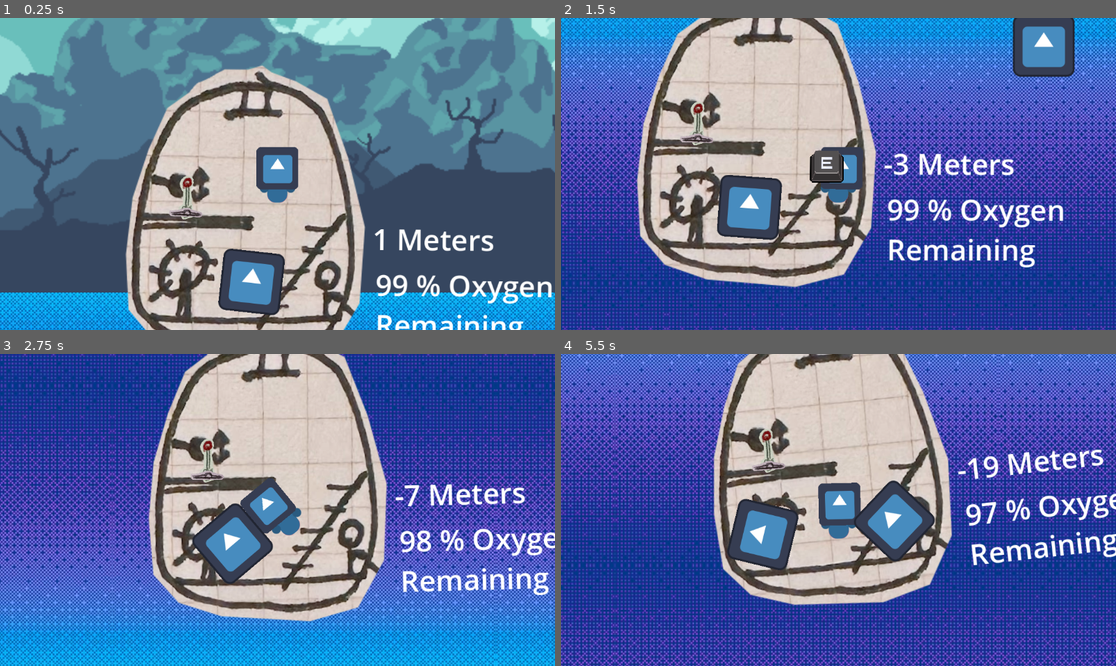
Above: before the commit, frames 1-4 (two rows, left to right).
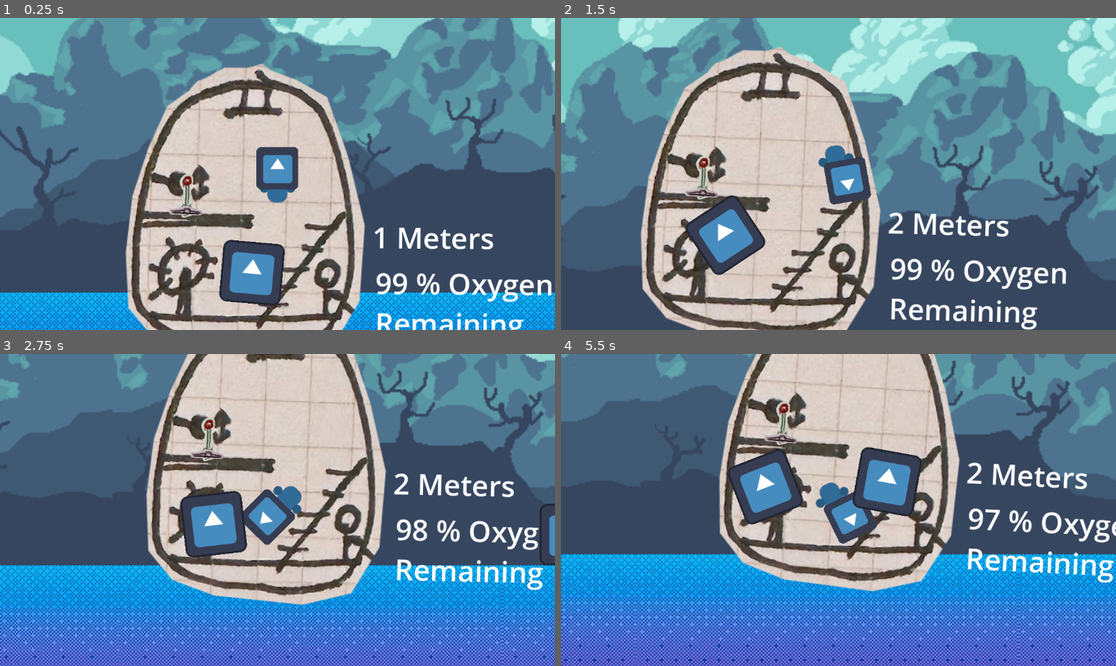
Above: after the commit, the same moments.

Repository: calzila/GGJ_2025
Game: Godot game, scene res://Overworld.tscn
Two runs of this game, one before a commit and one after it. Both use one fixed random seed, a clock stepped at 60 frames per second and the inputs below. The engine's default icon, where the game draws it, is replaced by a stand-in: a white triangle on a blue panel in a dark square.
Inputs:
- Up to frame 1 (0.25 s): no input
- Up to frame 2 (1.5 s): tap Enter (ui_accept) at 0.5, 0.77 s; hold D (move_right) from 0.53 s (still down); tap E (Grab) at 0.6, 1.35 s
- Up to frame 3 (2.75 s): tap Enter (ui_accept) at 1.52 s; release D (move_right) at 2.03 s; hold A (move_left) from 2.03 s (still down); tap E (Grab) at 2.1 s
- Up to frame 4 (5.5 s): release A (move_left) at 2.78 s; hold D (move_right) 2.78-4.28 s; tap E (Grab) every 0.75 s from 2.85 to 5.1 s; tap Enter (ui_accept) at 3.02, 3.77, 4.52 s; hold A (move_left) 4.28-5.03 s; hold D (move_right) from 5.03 s (still down)

The runs differ from the first frame. In frame 1, 8.2% of the frame differs, in the area x 22-100%, y 14-100%; in frame 2, 89%, in the area x 0-100%, y 0-100%; in frame 3, 84%; in frame 4, 86%.
Error in both runs: Invalid assignment of property or key 'playerIsHolding' with value of type 'bool' on a base object of type 'Nil'. (res://grabber.gd:35)

Commit message:
Making fish weighless

Diff:
--- a/Fish.tscn
+++ b/Fish.tscn
@@ -7,6 +7,7 @@
 radius = 73.71
 
 [node name="Node2D" type="RigidBody2D"]
+gravity_scale = 0.0
 script = ExtResource("1_6qjhh")
 
 [node name="Sprite2D" type="Sprite2D" parent="."]
